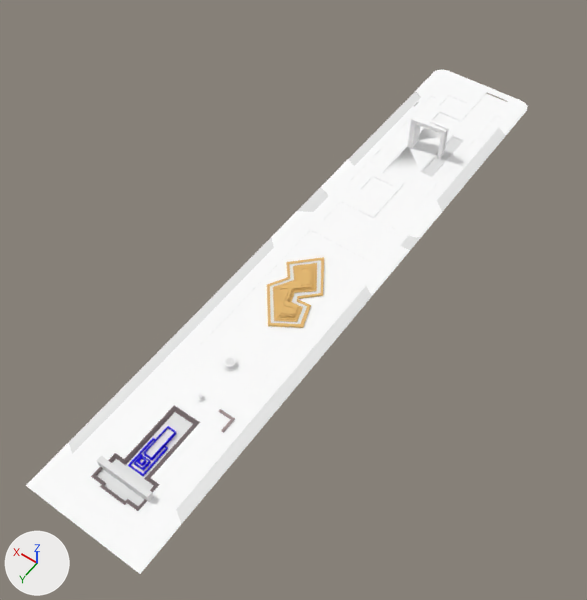
The Blender file Assets/praça das aguas/bugadao.blend, before and after one commit.
Rendered twice from a 50 mm lens placed at (-115.0, 134.0, 252.0), pointed at (5.0, -35.0, -14.0). Arrows for +X, +Y and +Z are at lower left; the lights stay in place.

The older version as bpy lines, for what is in view:
```python
me_plane_020 = bpy.data.meshes.new('Plane.020')
me_plane_020.from_pydata(...)  # 47 vertices, 15 faces; spans x -255143.0..255125.0, y -2103879.0..281884.0, z 998.0
me_plane_022 = bpy.data.meshes.new('Plane.022')
me_plane_022.from_pydata(...)  # 385 vertices, 352 faces; spans x -249937.0..260355.0, y -898392.0..1897495.0, z -2353.0..1497.0
# faces by material slot: [224, 128]
me_plane_022.materials.append(mat_material_001)  # its picture is missing
me_plane_022.materials.append(mat_lateralconcreto)  # white #e7e7e7
me_plane_034 = bpy.data.meshes.new('Plane.034')
me_plane_034.from_pydata(...)  # 40 vertices, 37 faces; spans x -85800.0..79264.0, y -90212.0..-30386.0, z -160248.0..5237.0
me_plane_034.materials.append(mat_material_004)  # white #ffffff
ob_asfalto = bpy.data.objects.new('asfalto', me_plane_020)
ob_asfalto.location = (0.5, -137.9, 0.0)
ob_asfalto.rotation_euler = (-3.142, 0.0, 0.0)  # degrees (-180, 0, 0)
ob_asfalto.scale = (0.0001, 0.0001, 0.0001)
ob_chaofinal = bpy.data.objects.new('chaoFinal', me_plane_022)
ob_chaofinal.location = (0.0, 0.0, 0.0)
ob_chaofinal.rotation_euler = (-3.142, 0.0, 0.0)  # degrees (-180, 0, 0)
ob_chaofinal.scale = (0.0001, 0.0001, 0.0001)
ob_portal_do_milenium_001 = bpy.data.objects.new('portal do milenium.001', me_plane_034)
ob_portal_do_milenium_001.location = (0.5, -137.9, 0.0)
ob_portal_do_milenium_001.rotation_euler = (-3.142, 0.0, 0.0)  # degrees (-180, 0, 0)
ob_portal_do_milenium_001.scale = (0.0001, 0.0001, 0.0001)
# also in view: 'agua' at (0.0, -36.0, 1.0); 'monumentochafaris' at (0.0, 13.0, 1.0); 'Plane.006' at (0.0, -80.0, 0.0)
```
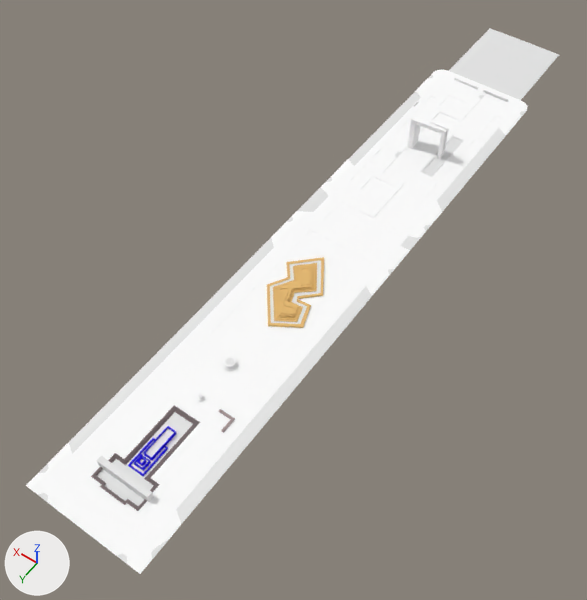
Where the newer file only moved an object's origin or applied its transform, the numbers keep the older frame.

What changed in the scene script:
```text
Add mat_cadeirantes:
    mat_cadeirantes = diffuse_material('cadeirantes')
    mat_cadeirantes.base_color = (0.8, 0.8, 0.8)  # white #e7e7e7
Change me_plane_022:
    used by ob_chaofinal; location = (0.0, 0.0, 0.0); rotation_euler = (-3.142, 0.0, 0.0), in degrees (-180, 0, 0); scale = (0.0001, 0.0001, 0.0001)
    remove me_plane_022.from_pydata(...)  # 385 vertices, 352 faces; spans x -249937.0..260355.0, y -898392.0..1897495.0, z -2353.0..1497.0
    remove me_plane_022.materials.append(mat_lateralconcreto)  # white #e7e7e7
    add me_plane_022.from_pydata(...)  # 382 vertices, 356 faces; spans x -249937.0..260355.0, y -898392.0..1897495.0, z -2353.0..1497.0
    me_plane_022 part 1: 40 faces spanning x -249937.0..260355.0, y -898392.0..1836488.0, z -2353.0..1497.0 switch from mat_material_001 (its picture is missing) to mat_cadeirantes (white #e7e7e7)
    add me_plane_022.materials.append(mat_concreto)  # white #ffffff
Add me_plane_021:
    me_plane_021.from_pydata(...)  # 64 vertices, 45 faces; spans x -19.6..20.0, y -61.0..-11.1, z -0.1..0.9
Add ob_plane_000:
    ob_plane_000 = bpy.data.objects.new('Plane.000', me_plane_021)
    ob_plane_000.location = (0.5, -173.8, 0.0)
```

Location of each change, [x1, y1, x2, y2] in pixels of the pictures (587 x 600 px):
'Plane.000', added: after [449, 28, 559, 102]
part 1 of me_plane_022, recoloured: [38, 74, 526, 564] in both
